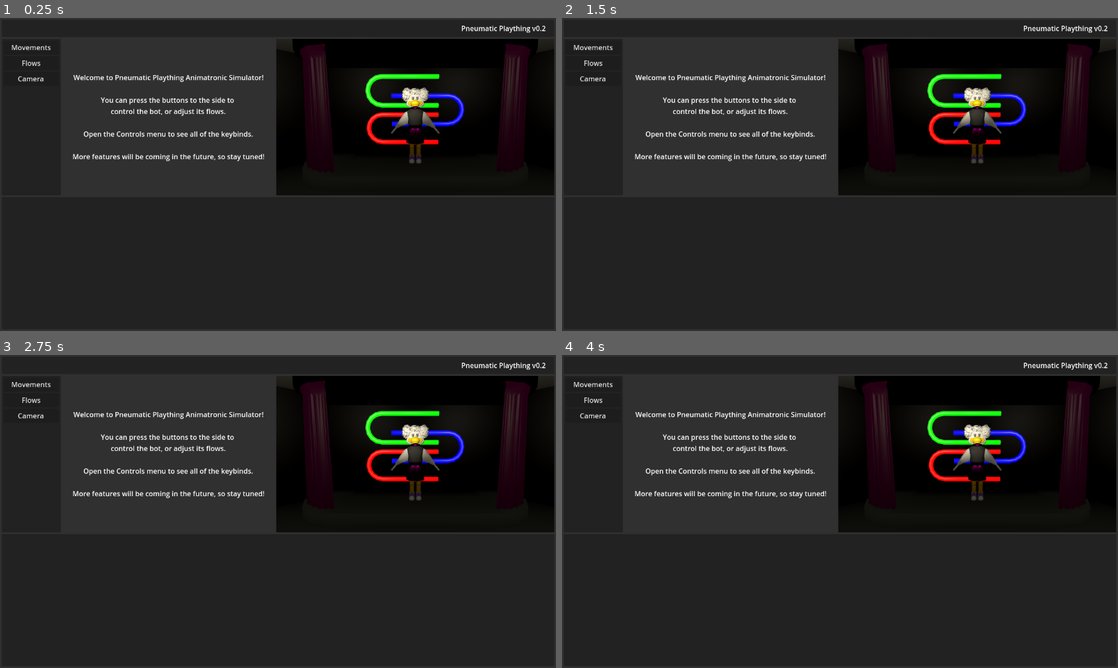
Above: before the commit, frames 1-4 (two rows, left to right).
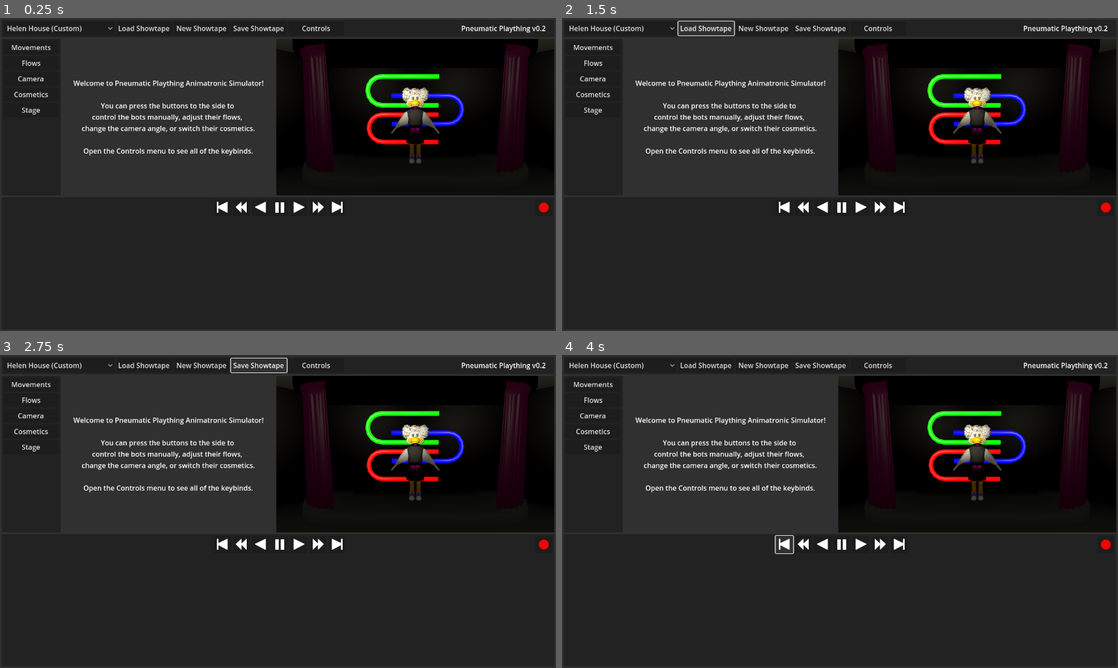
Above: after the commit, the same moments.

Repository: pizzaperp95/PneumaticPlaything
Game: Godot game, scene res://Scenes/GUI/EditorScreen.tscn
Same seed, same stepped clock (60 frames per second), same inputs: the game is played once before the commit and once after it.
Inputs (mouse positions are in pixels of both pictures, inside the frame that each line leads up to):
- Up to frame 1 (0.25 s): no input
- Up to frame 2 (1.5 s): click (623, 27) at 0.5 s, where only the run after the commit has a clickable "Helen House (Custom)"; click (706, 27) at 1.25 s, where only the run after the commit has a clickable "Load Showtape"
- Up to frame 3 (2.75 s): click (261, 364) at 2 s, where only the run after the commit has a clickable "Save Showtape"
- Up to frame 4 (4 s): click (878, 364) at 2.75 s, where only the run after the commit has a clickable "Controls"; click (784, 545) at 3.52 s

The runs differ from the first frame. In frame 1, 3.5% of the frame differs, in the area x 1-99%, y 2-63%; in frame 2, 3.6%, in the area x 1-99%, y 0-63%; in frame 3, 3.5%; in frame 4, 3.5%.

Commit message:
add more ui proto features

Diff:
--- a/Scenes/GUI/EditorScreen.tscn
+++ b/Scenes/GUI/EditorScreen.tscn
@@ -1,10 +1,18 @@
-[gd_scene load_steps=7 format=3 uid="uid://oiehbor0dlqx"]
+[gd_scene load_steps=15 format=3 uid="uid://oiehbor0dlqx"]
 
 [ext_resource type="Script" uid="uid://dfiwoln8mdwm8" path="res://Scripts/EditorScreen.gd" id="1_sd512"]
 [ext_resource type="PackedScene" uid="uid://blg1c3v4o44of" path="res://Scenes/GUI/Controls/FlowSlider.tscn" id="2_jo1ms"]
-[ext_resource type="PackedScene" uid="uid://btre5j66mpchy" path="res://Scenes/Stages/HelenHouse.tscn" id="2_p1t5g"]
+[ext_resource type="PackedScene" uid="uid://btre5j66mpchy" path="res://Scenes/Stages/Helen House.tscn" id="2_p1t5g"]
+[ext_resource type="Texture2D" uid="uid://xllpr3qc064c" path="res://UI/Play.png" id="3_g6u4d"]
+[ext_resource type="Texture2D" uid="uid://dgacnkv2dc65s" path="res://UI/PlayBackwards.png" id="3_mr8sb"]
 [ext_resource type="ButtonGroup" uid="uid://bij2tonqeslpt" path="res://Scenes/GUI/FlyoutButtonGroup.tres" id="3_p1t5g"]
+[ext_resource type="Texture2D" uid="uid://dts4eh6hyt8p3" path="res://UI/SkipBackwards.png" id="3_r4ytj"]
+[ext_resource type="Texture2D" uid="uid://bwhgy4u37jmo1" path="res://UI/Pause.png" id="4_ba3jn"]
 [ext_resource type="PackedScene" uid="uid://cbf3x44mvo701" path="res://Scenes/GUI/Controls/IndicatorLight.tscn" id="4_wuj6m"]
+[ext_resource type="Texture2D" uid="uid://dhx2v2fd0egxd" path="res://UI/FastBackwards.png" id="4_wy7jo"]
+[ext_resource type="Texture2D" uid="uid://dsr03w7r667fw" path="res://UI/FastForward.png" id="8_v0ton"]
+[ext_resource type="Texture2D" uid="uid://bphwtliq2ahus" path="res://UI/SkipForward.png" id="9_20noo"]
+[ext_resource type="Texture2D" uid="uid://ckg2ihy105ttj" path="res://UI/Record.png" id="10_wy7jo"]
 
 [sub_resource type="ViewportTexture" id="ViewportTexture_g6u4d"]
 viewport_path = NodePath("SubViewport")
@@ -20,14 +28,16 @@
 
 [node name="SubViewport" type="SubViewport" parent="."]
 size = Vector2i(1280, 720)
-size_2d_override = Vector2i(640, 360)
 
 [node name="HelenHouse" parent="SubViewport" instance=ExtResource("2_p1t5g")]
 
 [node name="ColorRect" type="ColorRect" parent="."]
-layout_mode = 0
-offset_right = 1280.0
-offset_bottom = 720.0
+layout_mode = 1
+anchors_preset = 15
+anchor_right = 1.0
+anchor_bottom = 1.0
+grow_horizontal = 2
+grow_vertical = 2
 color = Color(0.187176, 0.187176, 0.187176, 1)
 
 [node name="CameraPreview" type="TextureRect" parent="."]
@@ -37,7 +47,8 @@
 offset_right = 1276.0
 offset_bottom = 408.0
 texture = SubResource("ViewportTexture_g6u4d")
-expand_mode = 2
+expand_mode = 5
+stretch_mode = 6
 
 [node name="Label" type="Label" parent="."]
 layout_mode = 0
@@ -48,20 +59,22 @@
 text = "Welcome to Pneumatic Plaything Animatronic Simulator!
 
 You can press the buttons to the side to
-control the bot, or adjust its flows.
-
-Open the Controls menu to see all of the keybinds.
-
-More features will be coming in the future, so stay tuned!"
+control the bots manually, adjust their flows,
+change the camera angle, or switch their cosmetics.
+
+Open the Controls menu to see all of the keybinds."
 horizontal_alignment = 1
 vertical_alignment = 1
 
 [node name="MenuBar" type="Panel" parent="."]
-layout_mode = 0
-offset_left = 4.0
-offset_top = 4.0
-offset_right = 1276.0
+layout_mode = 1
+anchors_preset = -1
+anchor_right = 1.0
+offset_left = 4.0
+offset_top = 4.0
+offset_right = -4.0
 offset_bottom = 44.0
+grow_horizontal = 2
 
 [node name="Wordmark" type="Label" parent="MenuBar"]
 layout_mode = 0
@@ -73,12 +86,122 @@
 horizontal_alignment = 1
 vertical_alignment = 1
 
+[node name="StageSelector" type="OptionButton" parent="MenuBar"]
+layout_mode = 0
+offset_left = 4.0
+offset_top = 4.0
+offset_right = 260.0
+offset_bottom = 36.0
+selected = 0
+item_count = 1
+popup/item_0/text = "Helen House (Custom)"
+popup/item_0/id = 0
+
+[node name="LoadShowtapeButton" type="Button" parent="MenuBar"]
+layout_mode = 0
+offset_left = 264.0
+offset_top = 4.0
+offset_right = 392.0
+offset_bottom = 36.0
+text = "Load Showtape"
+
+[node name="NewShowtapeButton" type="Button" parent="MenuBar"]
+layout_mode = 0
+offset_left = 396.0
+offset_top = 4.0
+offset_right = 524.0
+offset_bottom = 36.0
+text = "New Showtape"
+
+[node name="SaveShowtapeButton" type="Button" parent="MenuBar"]
+layout_mode = 0
+offset_left = 528.0
+offset_top = 4.0
+offset_right = 656.0
+offset_bottom = 36.0
+text = "Save Showtape"
+
+[node name="ControlsButton" type="Button" parent="MenuBar"]
+layout_mode = 0
+offset_left = 660.0
+offset_top = 4.0
+offset_right = 788.0
+offset_bottom = 36.0
+text = "Controls"
+
 [node name="SequencerPanel" type="Panel" parent="."]
 layout_mode = 0
 offset_left = 4.0
 offset_top = 412.0
 offset_right = 1276.0
 offset_bottom = 716.0
+
+[node name="Buttons" type="Control" parent="SequencerPanel"]
+anchors_preset = 0
+
+[node name="SkipBackwardsButton" type="Button" parent="SequencerPanel/Buttons"]
+layout_mode = 0
+offset_left = 488.0
+offset_top = 4.0
+offset_right = 528.0
+offset_bottom = 44.0
+icon = ExtResource("3_r4ytj")
+
+[node name="FastBackwardsButton" type="Button" parent="SequencerPanel/Buttons"]
+layout_mode = 0
+offset_left = 532.0
+offset_top = 4.0
+offset_right = 572.0
+offset_bottom = 44.0
+icon = ExtResource("4_wy7jo")
+
+[node name="PlayBackwardsButton" type="Button" parent="SequencerPanel/Buttons"]
+layout_mode = 0
+offset_left = 576.0
+offset_top = 4.0
+offset_right = 616.0
+offset_bottom = 44.0
+icon = ExtResource("3_mr8sb")
+
+[node name="PauseButton" type="Button" parent="SequencerPanel/Buttons"]
+layout_mode = 0
+offset_left = 620.0
+offset_top = 4.0
+offset_right = 660.0
+offset_bottom = 44.0
+icon = ExtResource("4_ba3jn")
+
+[node name="PlayButton" type="Button" parent="SequencerPanel/Buttons"]
+layout_mode = 0
+offset_left = 664.0
+offset_top = 4.0
+offset_right = 704.0
+offset_bottom = 44.0
+icon = ExtResource("3_g6u4d")
+
+[node name="FastForwardButton" type="Button" parent="SequencerPanel/Buttons"]
+layout_mode = 0
+offset_left = 708.0
+offset_top = 4.0
+offset_right = 748.0
+offset_bottom = 44.0
+icon = ExtResource("8_v0ton")
+
+[node name="SkipForwardButton" type="Button" parent="SequencerPanel/Buttons"]
+layout_mode = 0
+offset_left = 752.0
+offset_top = 4.0
+offset_right = 792.0
+offset_bottom = 44.0
+icon = ExtResource("9_20noo")
+
+[node name="RecordButton" type="Button" parent="SequencerPanel/Buttons"]
+layout_mode = 0
+offset_left = 1228.0
+offset_top = 4.0
+offset_right = 1268.0
+offset_bottom = 44.0
+icon = ExtResource("10_wy7jo")
 
 [node name="FlyoutButtons" type="Panel" parent="."]
 layout_mode = 0
@@ -116,6 +239,22 @@
 toggle_mode = true
 button_group = ExtResource("3_p1t5g")
 text = "Camera"
+
+[node name="CosmeticsFlyoutButton" type="Button" parent="FlyoutButtons"]
+layout_mode = 0
+offset_left = 4.0
+offset_top = 112.0
+offset_right = 132.0
+offset_bottom = 144.0
+text = "Cosmetics"
+
+[node name="StageFlyoutButton" type="Button" parent="FlyoutButtons"]
+layout_mode = 0
+offset_left = 4.0
+offset_top = 148.0
+offset_right = 132.0
+offset_bottom = 180.0
+text = "Stage"
 
 [node name="Movements" type="Panel" parent="."]
 visible = false
@@ -992,9 +1131,12 @@
 
 [node name="CameraFullScreen" type="TextureRect" parent="."]
 visible = false
-layout_mode = 0
-offset_right = 1280.0
-offset_bottom = 720.0
+layout_mode = 1
+anchors_preset = 15
+anchor_right = 1.0
+anchor_bottom = 1.0
+grow_horizontal = 2
+grow_vertical = 2
 texture = SubResource("ViewportTexture_g6u4d")
 expand_mode = 2
 
--- a/Scripts/EditorScreen.gd
+++ b/Scripts/EditorScreen.gd
@@ -9,6 +9,7 @@
 	movement_out.connect(animatronic._movement_out)
 	movement_in.connect(self._movement_in)
 	movement_out.connect(self._movement_out)
+	get_tree().get_root().size_changed.connect(_on_size_changed)
 
 func _input(event: InputEvent) -> void:
 	if event.is_action_pressed("toggle_editor_screen"):
@@ -26,6 +27,9 @@
 
 func _movement_out(movement, rate):
 	get_node("Movements/IndicatorLights/" + movement).turn_off();
+
+func _on_size_changed() -> void:
+	$SubViewport.size = $ColorRect.size
 
 
 func _on_mouth_button_down() -> void:
Renamed: Scenes/Stages/HelenHouse.tscn -> Scenes/Stages/Helen House.tscn
Binary file added: UI/FastBackwards.png
Not shown, added: UI/FastBackwards.png.import
Binary file added: UI/FastForward.png
Not shown, added: UI/FastForward.png.import
Binary file added: UI/Pause.png
Not shown, added: UI/Pause.png.import
Binary file added: UI/Play.png
Not shown, added: UI/Play.png.import
Binary file added: UI/PlayBackwards.png
Not shown, added: UI/PlayBackwards.png.import
Binary file added: UI/Record.png
(and 10 more such lines)
